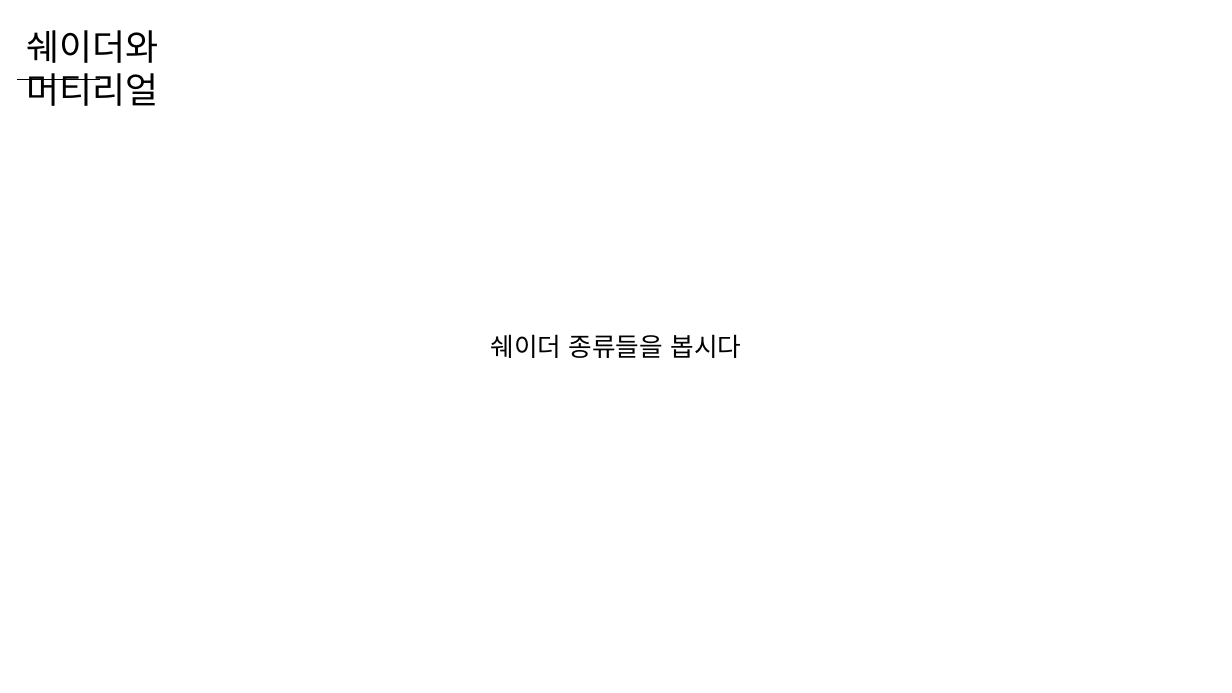
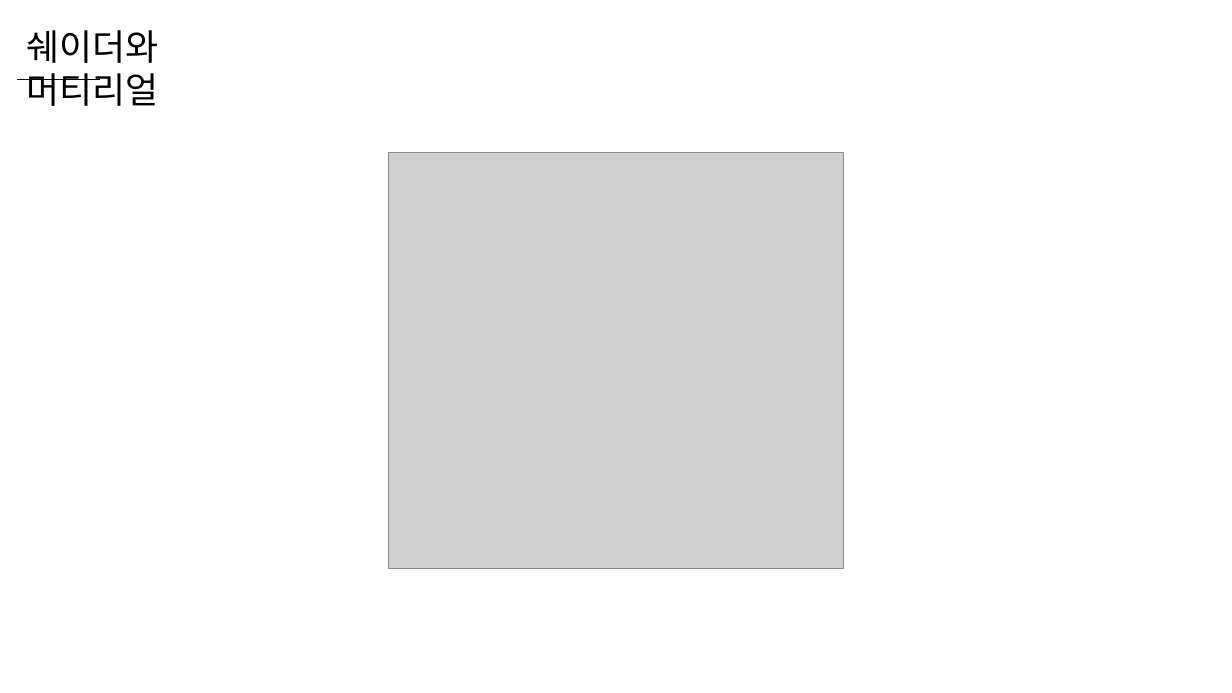
Before and after one commit to WooLyung/2023-Unity-Lecture, a slide deck: slide 34 of Day 8.pptx. Drawn at 1232x693 pixels with LibreOffice and Linux fonts; fonts in the diff are those of the drawing; grey boxes stand for pictures. Boxes give left, top, right and bottom in pixels: in the first picture for what was removed or moved away, otherwise in the second. Text is boxed around its words. In the diff, an @@ line names an element or a change of style, - is before the commit and + after.

```diff
--- a/Day 8.pptx
+++ b/Day 8.pptx
@@ picture added at (388, 152, 844, 568) @@
@@ text removed at (491, 334, 741, 358) @@
-쉐이더 종류들을 봅시다
```
Also in this commit, not shown: 1 other slide changed, 5 slides added, 1 slide removed.
